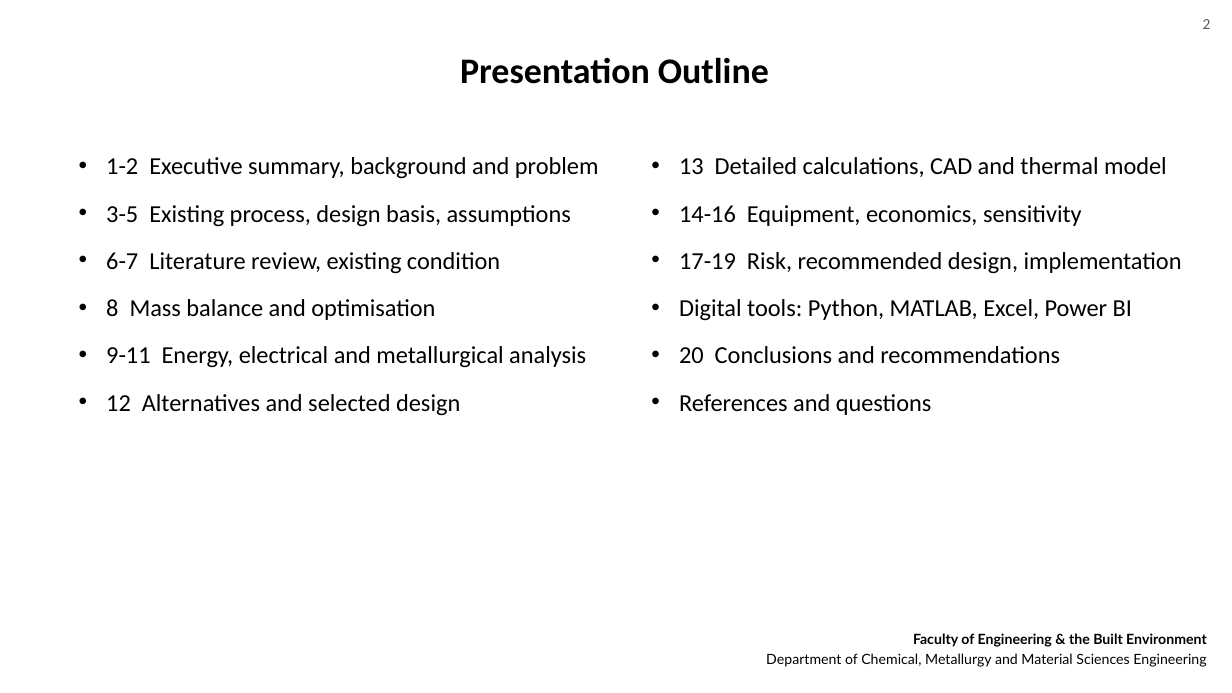
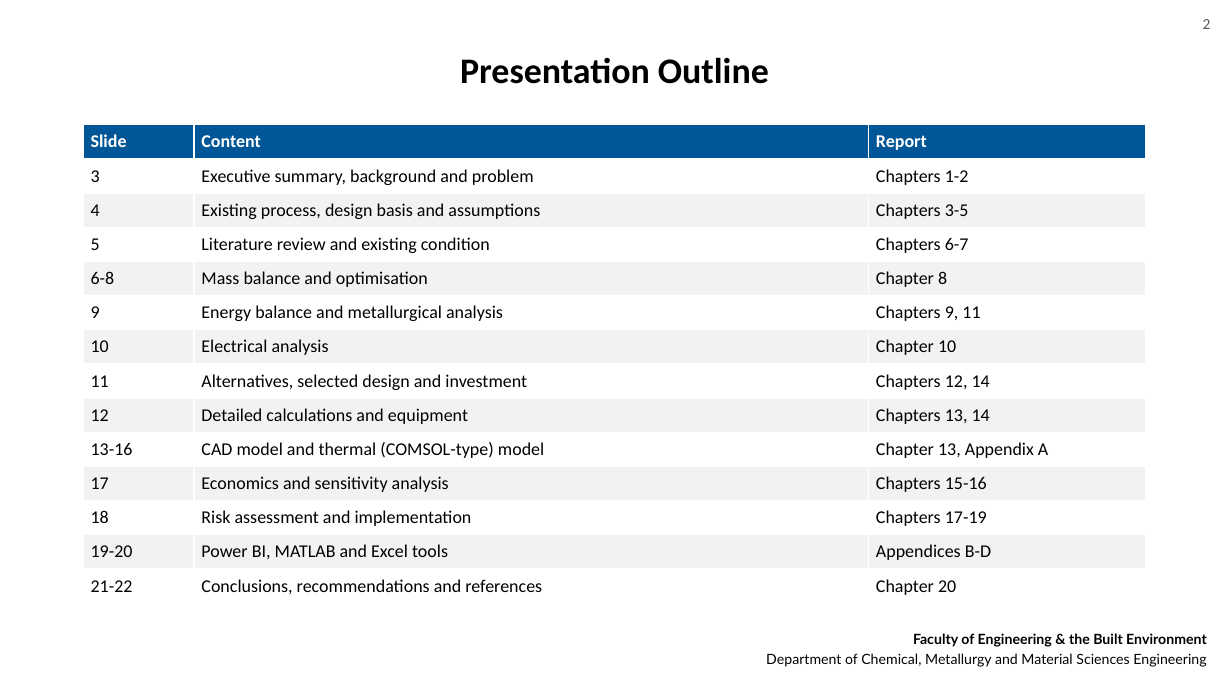
Before and after one commit to motsemmetebogo6-blip/START-UP, a slide deck: slide 2 of deliverables/MPG118S_Final_Presentation.pptx. Drawn at 1232x693 pixels with LibreOffice and Linux fonts; fonts in the diff are those of the drawing; background and template pictures are left out. Boxes give left, top, right and bottom in pixels: in the first picture for what was removed or moved away, otherwise in the second. Text is boxed around its words. In the diff, an @@ line names an element or a change of style, - is before the commit and + after.

```diff
--- a/deliverables/MPG118S_Final_Presentation.pptx
+++ b/deliverables/MPG118S_Final_Presentation.pptx
@@ table added at [83, 125, 1146, 604], 14 rows, 3 columns @@
+Slide | Content | Report
+3 | Executive summary, background and problem | Chapters 1-2
+4 | Existing process, design basis and assumptions | Chapters 3-5
+5 | Literature review and existing condition | Chapters 6-7
+6-8 | Mass balance and optimisation | Chapter 8
+9 | Energy balance and metallurgical analysis | Chapters 9, 11
+10 | Electrical analysis | Chapter 10
+11 | Alternatives, selected design and investment | Chapters 12, 14
+12 | Detailed calculations and equipment | Chapters 13, 14
+13-16 | CAD model and thermal (COMSOL-type) model | Chapter 13, Appendix A
+17 | Economics and sensitivity analysis | Chapters 15-16
+18 | Risk assessment and implementation | Chapters 17-19
+19-20 | Power BI, MATLAB and Excel tools | Appendices B-D
+21-22 | Conclusions, recommendations and references | Chapter 20
@@ text removed at [106, 157, 599, 416] @@
-• 1-2 Executive summary, background and problem
-• 3-5 Existing process, design basis, assumptions
-• 6-7 Literature review, existing condition
-• 8 Mass balance and optimisation
-• 9-11 Energy, electrical and metallurgical analysis
-• 12 Alternatives and selected design
@@ text removed at [679, 157, 1182, 415] @@
-• 13 Detailed calculations, CAD and thermal model
-• 14-16 Equipment, economics, sensitivity
-• 17-19 Risk, recommended design, implementation
-• Digital tools: Python, MATLAB, Excel, Power BI
-• 20 Conclusions and recommendations
-• References and questions
```
Also in this commit, not shown: 16 other slides changed, 4 slides added, 30 slides removed, 3 other files.
